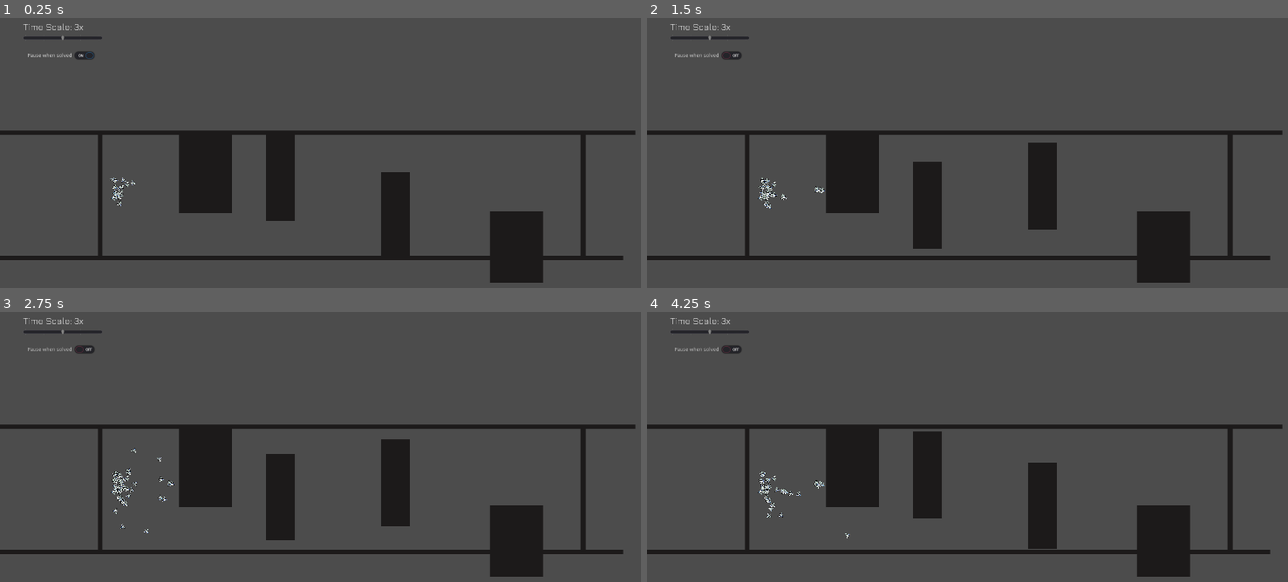
Above: before the commit, frames 1-4 (two rows, left to right).
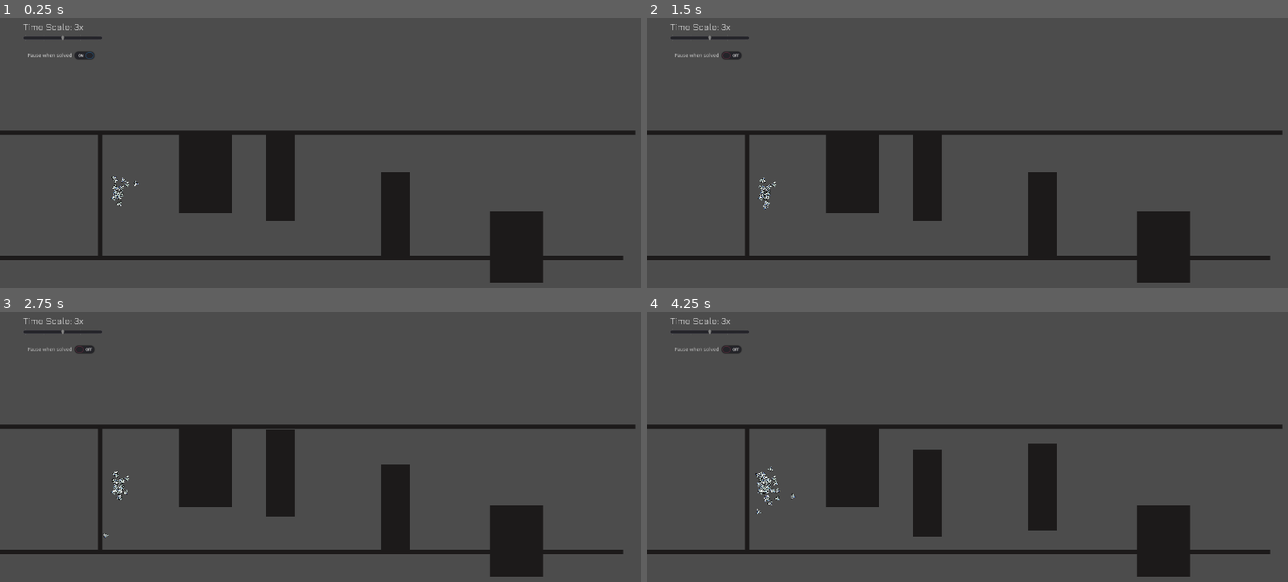
Above: after the commit, the same moments.

Repository: a0x77ry/plasmata
Game: Godot game, scene res://games/game3/game3.tscn
Two runs of this game, one before a commit and one after it. Both use one fixed random seed, a clock stepped at 60 frames per second and the inputs below. This scene is started directly instead of the project's main scene.
Inputs (mouse positions are in pixels of both pictures, inside the frame that each line leads up to):
- Up to frame 1 (0.25 s): no input
- Up to frame 2 (1.5 s): tap Enter (ui_accept) at 0.5, 0.77 s; move the mouse to (1146, 182) at 0.52 s; click (1146, 182) at 0.67 s; click "Pause when solved" at 1.25 s
- Up to frame 3 (2.75 s): move the mouse to (211, 517) at 2.02 s; click (211, 517) at 2.17 s; tap Enter (ui_accept) at 2.27 s
- Up to frame 4 (4.25 s): move the mouse to (1063, 411) at 2.77 s; click (1063, 411) at 2.92 s; move the mouse to (961, 576) at 3.52 s; click (961, 576) at 3.67 s; tap Enter (ui_accept) at 3.77 s

The runs differ from the first frame. In frame 1, 0.4% of the frame differs, in the area x 17-92%, y 43-89%; in frame 2, 2.4%; in frame 3, 2.2%; in frame 4, 1.9%.

Commit message:
Add ray normal angles as inputs. Clean up

Diff:
--- a/games/game1/game1.gd
+++ b/games/game1/game1.gd
@@ -13,6 +13,13 @@
     "ray_f_down_right_distance",
     "ray_left_distance",
     "ray_right_distance",
+
+    "rf_col_normal_angle",
+    "rl_col_normal_angle",
+    "rr_col_normal_angle",
+    "rfu_col_normal_angle",
+    "rfd_col_normal_angle",
+
     "fitness",
     # "go_right_input",
     # "go_forward_input"
--- a/games/game1/game1.tscn
+++ b/games/game1/game1.tscn
@@ -119,7 +119,8 @@
 shape = SubResource( 7 )
 
 [node name="FinishLine" type="Area2D" parent="." index="4"]
-position = Vector2( 1285, 303 )
+position = Vector2( 1294, 304 )
+scale = Vector2( 2.52001, 1 )
 __meta__ = {
 "_edit_group_": true
 }
--- a/games/game2-testing/game2-testing.tscn
+++ b/games/game2-testing/game2-testing.tscn
@@ -75,49 +75,42 @@
 position = Vector2( 477, 438 )
 rotation = 3.14159
 scale = Vector2( 59.7816, -0.802072 )
-collision_layer = 3
 script = null
 
 [node name="Wall2" parent="Walls" index="1" instance=ExtResource( 4 )]
 position = Vector2( 511, 92 )
 rotation = 3.14159
 scale = Vector2( 59.7816, -0.802072 )
-collision_layer = 3
 script = null
 
 [node name="Wall3" parent="Walls" index="2" instance=ExtResource( 4 )]
 position = Vector2( 481, 325 )
 rotation = 1.5708
 scale = Vector2( 6.88, 11.122 )
-collision_layer = 3
 script = null
 
 [node name="Wall9" parent="Walls" index="3" instance=ExtResource( 4 )]
 position = Vector2( 219, 208 )
 rotation = 1.5708
 scale = Vector2( 6.98628, 10.4094 )
-collision_layer = 3
 script = null
 
 [node name="Wall6" parent="Walls" index="4" instance=ExtResource( 4 )]
 position = Vector2( 753, 207 )
 rotation = 1.5708
 scale = Vector2( 7.44, 11.482 )
-collision_layer = 3
 script = null
 
 [node name="Wall7" parent="Walls" index="5" instance=ExtResource( 4 )]
 position = Vector2( 1057, 309 )
 rotation = 1.5708
 scale = Vector2( 8.28, 12.602 )
-collision_layer = 3
 script = null
 
 [node name="Wall4" parent="Walls" index="6" instance=ExtResource( 4 )]
 position = Vector2( 2, 273 )
 rotation = -1.57079
 scale = Vector2( 59.7816, -0.802072 )
-collision_layer = 3
 script = null
 
 [node name="Wall8" parent="Walls" index="7" instance=ExtResource( 4 )]
--- a/games/game2/game2.gd
+++ b/games/game2/game2.gd
@@ -12,6 +12,13 @@
     "ray_f_down_right_distance",
     "ray_left_distance",
     "ray_right_distance",
+
+    "rf_col_normal_angle",
+    "rl_col_normal_angle",
+    "rr_col_normal_angle",
+    "rfu_col_normal_angle",
+    "rfd_col_normal_angle",
+
     "fitness",
     # "go_right_input",
     # "go_forward_input"
--- a/games/game2/game2.tscn
+++ b/games/game2/game2.tscn
@@ -112,7 +112,7 @@
 scale = Vector2( 11, -0.802 )
 
 [node name="Wall8" parent="Walls" index="7" instance=ExtResource( 4 )]
-position = Vector2( 1324, 267 )
+position = Vector2( 1836, 260 )
 rotation = 1.5708
 scale = Vector2( 11, 1 )
 
@@ -127,7 +127,8 @@
 disabled = true
 
 [node name="FinishLine" type="Area2D" parent="." index="4"]
-position = Vector2( 1285, 303 )
+position = Vector2( 1296, 304 )
+scale = Vector2( 2.04, 1 )
 __meta__ = {
 "_edit_group_": true
 }
--- a/games/game3/game3.gd
+++ b/games/game3/game3.gd
@@ -5,10 +5,12 @@
   randomize()
   input_names = [
     "rotation",
+
     # "inverse_rotation",
     # "time_since_birth",
-    "pos_x",
-    "pos_y",
+
+    # "pos_x",
+    # "pos_y",
     "ray_f_distance",
     "ray_f_up_right_distance",
     "ray_f_down_right_distance",
@@ -21,11 +23,17 @@
     "ray_left_distance_mw",
     "ray_right_distance_mw",
 
+    "rf_col_normal_angle",
+    "rl_col_normal_angle",
+    "rr_col_normal_angle",
+    "rfu_col_normal_angle",
+    "rfd_col_normal_angle",
+
     "fitness",
     # "go_right_input",
-    # "go_forward_input",
-    # "mwall_1_pos",
-    # "mwall_2_pos"
+    "go_forward_input",
+    "mwall_1_pos",
+    "mwall_2_pos"
   ]
   output_names = [
     "go_right",
--- a/games/game3/game3.tscn
+++ b/games/game3/game3.tscn
@@ -8,7 +8,7 @@
 
 [sub_resource type="Animation" id=10]
 resource_name = "MovingWall"
-length = 10.0
+length = 16.0
 loop = true
 tracks/0/type = "value"
 tracks/0/path = NodePath("Walls/MovingWall:position")
@@ -17,7 +17,7 @@
 tracks/0/imported = false
 tracks/0/enabled = true
 tracks/0/keys = {
-"times": PoolRealArray( 0, 2.5, 5.1, 7.5, 10 ),
+"times": PoolRealArray( 0, 4, 8, 12, 16 ),
 "transitions": PoolRealArray( 1, 1, 1, 1, 1 ),
 "update": 0,
 "values": [ Vector2( 490, 216 ), Vector2( 490, 216 ), Vector2( 490, 316 ), Vector2( 490, 316 ), Vector2( 490, 216 ) ]
@@ -29,7 +29,7 @@
 tracks/1/imported = false
 tracks/1/enabled = true
 tracks/1/keys = {
-"times": PoolRealArray( 0, 2.5, 5.1, 7.5, 10 ),
+"times": PoolRealArray( 0, 4, 8, 12, 16 ),
 "transitions": PoolRealArray( 1, 1, 1, 1, 1 ),
 "update": 0,
 "values": [ Vector2( 807, 320 ), Vector2( 807, 320 ), Vector2( 807, 216 ), Vector2( 807, 216 ), Vector2( 807, 320 ) ]
@@ -120,15 +120,15 @@
 scale = Vector2( 11, -0.802 )
 
 [node name="Wall8" parent="Walls" index="3" instance=ExtResource( 4 )]
-position = Vector2( 1324, 267 )
+position = Vector2( 1750, 262 )
 rotation = 1.5708
 scale = Vector2( 11, 1 )
 
 [node name="MovingWall" parent="Walls" index="4" instance=ExtResource( 5 )]
-position = Vector2( 490, 316 )
+position = Vector2( 490, 216 )
 
 [node name="MovingWall2" parent="Walls" index="5" instance=ExtResource( 5 )]
-position = Vector2( 807, 216 )
+position = Vector2( 807, 320 )
 
 [node name="Wall9" parent="Walls" index="6" instance=ExtResource( 4 )]
 position = Vector2( 283, 202 )
@@ -142,6 +142,7 @@
 
 [node name="WallPlayer" type="AnimationPlayer" parent="." index="3"]
 autoplay = "MovingWall"
+playback_speed = 0.5
 anims/MovingWall = SubResource( 10 )
 
 [node name="SpawningArea" type="Area2D" parent="." index="4"]
@@ -154,7 +155,8 @@
 shape = SubResource( 7 )
 
 [node name="FinishLine" type="Area2D" parent="." index="5"]
-position = Vector2( 1285, 303 )
+position = Vector2( 1294, 302 )
+scale = Vector2( 1.96001, 1 )
 __meta__ = {
 "_edit_group_": true
 }
--- a/project.godot
+++ b/project.godot
@@ -55,6 +55,10 @@
 
 enabled=PoolStringArray(  )
 
+[global]
+
+thread=false
+
 [gui]
 
 common/drop_mouse_on_gui_input_disabled=true
@@ -91,6 +95,7 @@
 [physics]
 
 common/enable_pause_aware_picking=true
+2d/thread_model=2
 
 [rendering]
 
--- a/scripts/agent.gd
+++ b/scripts/agent.gd
@@ -33,6 +33,7 @@
 onready var curve = path.curve
 onready var spawn_timer = get_node("SpawnTimer")
 # onready var spawning_area = get_node("SpawningArea")
+
 
 var random = RandomNumberGenerator.new()
 var nn_rotation := 0.0
@@ -64,6 +65,11 @@
 var is_dead := false
 var area_extents
 var spawning_area_position
+var mw1_starting_y: float
+var mw2_starting_y: float
+var mw_distance: float = 104.0
+var mwall_1
+var mwall_2
 
 
 func _ready():
@@ -73,6 +79,12 @@
   spawning_area = game.get_node("SpawningArea")
   spawning_area_position = spawning_area.position
   area_extents = spawning_area.get_node("CollisionShape2D").shape.extents
+  if nn_activated_inputs.has("mwall_1_pos"):
+    mwall_1 = get_parent().get_parent().get_node("Walls/MovingWall")
+    mw1_starting_y = mwall_1.position.y
+  if nn_activated_inputs.has("mwall_2_pos"):
+    mwall_2 = get_parent().get_parent().get_node("Walls/MovingWall2")
+    mw2_starting_y = mwall_2.position.y
 
   if spawn_timer_to_set != 0.0:
     spawn_timer.wait_time = spawn_timer_to_set
@@ -285,6 +297,12 @@
   var ray_f_up_right_distance_mw: float
   var ray_f_down_right_distance_mw: float
 
+  var rf_col_normal_angle: float
+  var rl_col_normal_angle: float
+  var rr_col_normal_angle: float
+  var rfu_col_normal_angle: float
+  var rfd_col_normal_angle: float
+
   var fitness: float
   var go_forward_input: float
   var go_right_input: float
@@ -294,9 +312,8 @@
   if nn_activated_inputs.has("rotation"):
     var current_rot = get_rotation()
     # Normalized rotation in positive radians
-    newrot = (current_rot if current_rot > 0 else current_rot + TAU) / TAU
-    # var newrot = current_rot / PI
-    # var newrot = current_rot
+    # newrot = (current_rot if current_rot > 0 else current_rot + TAU) / TAU
+    newrot = current_rot / PI
 
   if nn_activated_inputs.has("inverse_rotation"):
     invrot = 1 - newrot
@@ -311,9 +328,15 @@
   if nn_activated_inputs.has("ray_f_distance") || nn_activated_inputs.has("ray_f_distance_mw"):
     ray_f_distance = 0.0 # is was 1.0
     ray_f_distance_mw = 0.0 # is was 1.0
+    rf_col_normal_angle = 0.0
     if ray_forward.is_colliding():
       var distance = global_position.distance_to(ray_forward.get_collision_point())
       var col = ray_forward.get_collider()
+
+      if nn_activated_inputs.has("rf_col_normal_angle"):
+        var col_normal = ray_forward.get_collision_normal()
+        rf_col_normal_angle = col_normal.angle() / PI
+
       if col.is_in_group("normal_walls"):
         # ray_f_distance = distance / ray_forward.cast_to.x
         ray_f_distance = (ray_forward.cast_to.x - distance) / ray_forward.cast_to.x
@@ -323,9 +346,15 @@
   if nn_activated_inputs.has("ray_left_distance") || nn_activated_inputs.has("ray_left_distance_mw"):
     ray_left_distance = 0.0 # is was 1.0
     ray_left_distance_mw = 0.0 # is was 1.0
+    rl_col_normal_angle = 0.0
     if ray_left.is_colliding():
       var distance = global_position.distance_to(ray_left.get_collision_point())
       var col = ray_left.get_collider()
+
+      if nn_activated_inputs.has("rl_col_normal_angle"):
+        var col_normal = ray_left.get_collision_normal()
+        rl_col_normal_angle = col_normal.angle() / PI
+
       if col.is_in_group("normal_walls"):
         ray_left_distance = (abs(ray_left.cast_to.y) - distance) / abs(ray_left.cast_to.y)
       elif col.is_in_group("moving_walls"):
@@ -334,9 +363,15 @@
   if nn_activated_inputs.has("ray_right_distance") || nn_activated_inputs.has("ray_right_distance_mw"):
     ray_right_distance = 0.0 # is was 1.0
     ray_right_distance_mw = 0.0 # is was 1.0
+    rr_col_normal_angle = 0.0
     if ray_right.is_colliding():
       var distance = global_position.distance_to(ray_right.get_collision_point())
       var col = ray_right.get_collider()
+
+      if nn_activated_inputs.has("rr_col_normal_angle"):
+        var col_normal = ray_right.get_collision_normal()
+        rr_col_normal_angle = col_normal.angle() / PI
+
       if col.is_in_group("normal_walls"):
         ray_right_distance = (ray_right.cast_to.y - distance) / ray_right.cast_to.y
       elif col.is_in_group("moving_walls"):
@@ -345,11 +380,17 @@
   if nn_activated_inputs.has("ray_f_up_right_distance") || nn_activated_inputs.has("ray_f_up_right_distance_mw"):
     ray_f_up_right_distance = 0.0
     ray_f_up_right_distance_mw = 0.0
+    rfu_col_normal_angle = 0.0
     if ray_f_up_right.is_colliding():
       var distance = global_position.distance_to(ray_f_up_right.get_collision_point())
       var ray_length = Vector2.ZERO.distance_to(Vector2(ray_f_up_right.cast_to.x,
           ray_f_up_right.cast_to.y))
       var col = ray_f_up_right.get_collider()
+
+      if nn_activated_inputs.has("rfu_col_normal_angle"):
+        var col_normal = ray_f_up_right.get_collision_normal()
+        rfu_col_normal_angle = col_normal.angle() / PI
+
       if col.is_in_group("normal_walls"):
         ray_f_up_right_distance = (ray_length - distance) / ray_length
       elif col.is_in_group("moving_walls"):
@@ -358,11 +399,17 @@
   if nn_activated_inputs.has("ray_f_down_right_distance") || nn_activated_inputs.has("ray_f_down_right_distance_mw"):
     ray_f_down_right_distance = 0.0
     ray_f_down_right_distance_mw = 0.0
+    rfd_col_normal_angle = 0.0
     if ray_f_down_right.is_colliding():
       var distance = global_position.distance_to(ray_f_down_right.get_collision_point())
       var ray_length = Vector2.ZERO.distance_to(Vector2(ray_f_down_right.cast_to.x,
           ray_f_down_right.cast_to.y))
       var col = ray_f_down_right.get_collider()
+
+      if nn_activated_inputs.has("rfd_col_normal_angle"):
+        var col_normal = ray_f_down_right.get_collision_normal()
+        rfu_col_normal_angle = col_normal.angle() / PI
+
       if col.is_in_group("normal_walls"):
         ray_f_down_right_distance = (ray_length - distance) / ray_length
       elif col.is_in_group("moving_walls"):
@@ -378,18 +425,18 @@
     go_right_input = nn_rotation
 
   if nn_activated_inputs.has("mwall_1_pos"):
-    var mwall_1 = get_parent().get_parent().get_node("Walls/MovingWall")
-    var w_starting_y = 216
-    var w_ending_y = 316
-    var w_distance = abs(w_starting_y - w_ending_y)
-    mwall_1_pos = abs(w_starting_y - mwall_1.position.y) / w_distance
+    # var mwall_1 = get_parent().get_parent().get_node("Walls/MovingWall")
+    # var w_starting_y = 216
+    # var w_ending_y = 316
+    # var w_distance = abs(w_starting_y - w_ending_y)
+    mwall_1_pos = abs(mw1_starting_y - mwall_1.position.y) / mw_distance
 
   if nn_activated_inputs.has("mwall_2_pos"):
-    var mwall_2 = get_parent().get_parent().get_node("Walls/MovingWall2")
-    var w_starting_y = 320
-    var w_ending_y = 216
-    var w_distance = abs(w_starting_y - w_ending_y)
-    mwall_2_pos = abs(w_starting_y - mwall_2.position.y) / w_distance
+    # var mwall_2 = get_parent().get_parent().get_node("Walls/MovingWall2")
+    # var w_starting_y = 320
+    # var w_ending_y = 216
+    # var w_distance = abs(w_starting_y - w_ending_y)
+    mwall_2_pos = abs(mw1_starting_y - mwall_2.position.y) / mw_distance
 
   var inp_dict = {"rotation": newrot,
         "inverse_rotation": invrot,
@@ -407,6 +454,12 @@
         "ray_f_down_right_distance_mw": ray_f_down_right_distance_mw,
         "ray_left_distance_mw": ray_left_distance_mw,
         "ray_right_distance_mw": ray_right_distance_mw,
+
+        "rf_col_normal_angle": rf_col_normal_angle,
+        "rl_col_normal_angle": rl_col_normal_angle,
+        "rr_col_normal_angle": rr_col_normal_angle,
+        "rfu_col_normal_angle": rfu_col_normal_angle,
+        "rfd_col_normal_angle": rfd_col_normal_angle,
 
         "fitness": fitness,
         "go_right_input": go_right_input,
